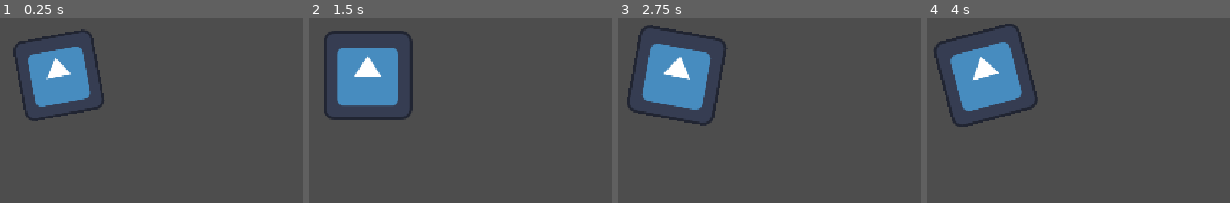
Above: before the commit, frames 1-4 (left to right).
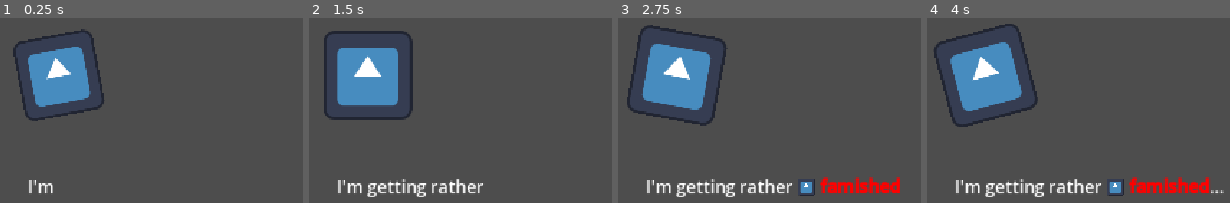
Above: after the commit, the same moments.

Repository: NBtheMC/PeeDACountdown
Game: Godot game, scene res://Scenes/dev_scenes/UI_Test.tscn
Same seed, same stepped clock (60 frames per second), same inputs: the game is played once before the commit and once after it. This scene is started directly instead of the project's main scene. The engine's default icon, where the game draws it, is replaced by a stand-in: a white triangle on a blue panel in a dark square.
Inputs (mouse positions are in pixels of both pictures, inside the frame that each line leads up to):
- Up to frame 1 (0.25 s): no input
- Up to frame 2 (1.5 s): tap Enter (ui_accept) at 0.5, 0.77 s; move the mouse to (551, 77) at 0.52 s; hold D (right) 0.53-1.28 s; tap Q (drop) at 0.6 s; click (551, 77) at 0.67 s; move the mouse to (outside the picture) at 1.27 s; hold S (down) from 1.28 s (still down); tap E (interact) at 1.35 s
- Up to frame 3 (2.75 s): tap Enter (ui_accept) at 1.52 s; move the mouse to (outside the picture) at 2.02 s; release S (down) at 2.03 s; hold D (right) from 2.03 s (still down); tap Q (drop) at 2.1 s
- Up to frame 4 (4 s): move the mouse to (951, 188) at 2.77 s; release D (right) at 2.78 s; hold W (up) 2.78-3.53 s; tap E (interact) at 2.85 s; click (951, 188) at 2.92 s; tap Enter (ui_accept) at 3.02, 3.77 s; move the mouse to (outside the picture) at 3.52 s; hold A (left) from 3.53 s (still down); tap Q (drop) at 3.6 s

The runs differ from the first frame. In frame 1, 0.3% of the frame differs, in the area x 9-18%, y 87-95%; in frame 2, 1.8%; in frame 3, 3.6%; in frame 4, 3.7%, in the area x 9-99%, y 85-97%.

Commit message:
Added scrolling textbox with BBcode support :)

Diff:
--- /dev/null
+++ b/pirate-panic/Scenes/UI/UI_theme.tres
@@ -0,0 +1,4 @@
+[gd_resource type="Theme" format=3 uid="uid://bcya1rsak86it"]
+
+[resource]
+default_font_size = 25
--- /dev/null
+++ b/pirate-panic/Scenes/UI/text_anim.gd
@@ -0,0 +1,46 @@
+extends Node
+
+# speed at which the text appears (in letters per second)
+@export var letters_per_second : float
+var type_delay : float # 1 / letters_per_second
+var full_text : String
+
+# Called when the node enters the scene tree for the first time.
+func _ready() -> void:
+	start_text_scroll($RichTextLabel.text)
+
+func start_text_scroll(text: String) -> void:
+	full_text = text
+	$RichTextLabel.text = ""
+	type_delay = 1.0 / letters_per_second
+	text_scroll()
+
+func text_scroll() -> void:
+	var bbcode_skip : bool
+	bbcode_skip = false
+
+	for i in full_text.length():
+		$RichTextLabel.text += full_text[i]
+		if (full_text[i] == '[' or full_text[i] == '{' or full_text[i] == '/'): bbcode_skip = true
+		if (full_text.length() > i + 3 and full_text[i] == 'r' and full_text[i + 1] == 'e' and full_text[i + 2] == 's' and full_text[i + 3] == ':'): bbcode_skip = true
+		if (full_text[i] == ']' or full_text[i] == '}'): bbcode_skip = false
+		print($RichTextLabel.text)
+
+		# don't wait for delay under these conditions
+		if (bbcode_skip): continue
+		#if (full_text[i] == ' '): continue
+
+		await get_tree().create_timer(type_delay).timeout
+
+	#for letter in full_text:
+	#	$RichTextLabel.text += letter
+	#	if (letter == '[' or letter == '{' or letter == '/'): bbcode_skip = true
+	#	if (letter == ']' or letter == '}'): bbcode_skip = false
+	#	print($RichTextLabel.text)
+	#	if (not bbcode_skip):
+	#		await get_tree().create_timer(type_delay).timeout
+
+
+# Called every frame. 'delta' is the elapsed time since the previous frame.
+func _process(delta: float) -> void:
+	pass
--- /dev/null
+++ b/pirate-panic/Scenes/UI/ui_warning_icon.tscn
@@ -0,0 +1,24 @@
+[gd_scene format=3 uid="uid://cuignlq4b7e18"]
+
+[ext_resource type="Script" uid="uid://c26ksem4rjvns" path="res://Scenes/UI/icon_anim.gd" id="1_spvl1"]
+[ext_resource type="Texture2D" uid="uid://hqmpo8q7culd" path="res://Scenes/countdown/icon.svg" id="2_i55wi"]
+
+[node name="UI_Warning_Icon" type="Control" unique_id=65061495]
+layout_mode = 3
+anchors_preset = 2
+anchor_top = 1.0
+anchor_bottom = 1.0
+offset_left = 565.0
+offset_top = -791.0
+offset_right = 695.0
+offset_bottom = -663.0
+grow_vertical = 0
+scale = Vector2(1e-05, 1e-05)
+script = ExtResource("1_spvl1")
+spawn_time = 1.0
+rotate_cycle_time = 1.0
+despawn_time = 1.0
+rotation_amount = 15.0
+
+[node name="Sprite2D" type="Sprite2D" parent="." unique_id=1638720010]
+texture = ExtResource("2_i55wi")
--- a/pirate-panic/Scenes/dev_scenes/UI_Test.tscn
+++ b/pirate-panic/Scenes/dev_scenes/UI_Test.tscn
@@ -1,7 +1,8 @@
 [gd_scene format=3 uid="uid://unbom7r6cqqt"]
 
-[ext_resource type="Texture2D" uid="uid://hqmpo8q7culd" path="res://Scenes/countdown/icon.svg" id="1_1yx8b"]
-[ext_resource type="Script" uid="uid://c26ksem4rjvns" path="res://Scenes/UI/icon_anim.gd" id="1_dfh1l"]
+[ext_resource type="PackedScene" uid="uid://cuignlq4b7e18" path="res://Scenes/UI/ui_warning_icon.tscn" id="1_1yx8b"]
+[ext_resource type="Script" uid="uid://b0hb6u1yaeloe" path="res://Scenes/UI/text_anim.gd" id="2_dfh1l"]
+[ext_resource type="Theme" uid="uid://bcya1rsak86it" path="res://Scenes/UI/UI_theme.tres" id="3_5ib0t"]
 
 [node name="UiTest" type="Node3D" unique_id=512497521]
 
@@ -13,22 +14,33 @@
 offset_right = 1922.0
 offset_bottom = 1081.0
 
-[node name="Control" type="Control" parent="Control" unique_id=1485330165]
+[node name="UI_Warning_Icon" parent="Control" unique_id=65061495 instance=ExtResource("1_1yx8b")]
 layout_mode = 1
-anchors_preset = 2
+
+[node name="UI_Bark_Textbox" type="Control" parent="Control" unique_id=905932299]
+layout_mode = 1
+anchors_preset = 7
+anchor_left = 0.5
 anchor_top = 1.0
+anchor_right = 0.5
 anchor_bottom = 1.0
-offset_left = 565.0
-offset_top = -791.0
-offset_right = 695.0
-offset_bottom = -663.0
+offset_left = -404.0
+offset_top = -645.0
+offset_right = -404.0
+offset_bottom = -645.0
+grow_horizontal = 2
 grow_vertical = 0
-scale = Vector2(1e-05, 1e-05)
-script = ExtResource("1_dfh1l")
-spawn_time = 1.0
-rotate_cycle_time = 1.0
-despawn_time = 1.0
-rotation_amount = 15.0
+script = ExtResource("2_dfh1l")
+letters_per_second = 15.0
 
-[node name="Sprite2D" type="Sprite2D" parent="Control/Control" unique_id=1789065491]
-texture = ExtResource("1_1yx8b")
+[node name="RichTextLabel" type="RichTextLabel" parent="Control/UI_Bark_Textbox" unique_id=1606389436]
+layout_mode = 0
+offset_left = -36.0
+offset_top = -3.0
+offset_right = 74.0
+offset_bottom = 37.0
+theme = ExtResource("3_5ib0t")
+bbcode_enabled = true
+text = "I'm getting rather [img=25]res://Scenes/countdown/icon.svg[/img] [color=red][b]famished[/b][/color]..."
+fit_content = true
+autowrap_mode = 0
Not shown, added: pirate-panic/Scenes/UI/text_anim.gd.uid
